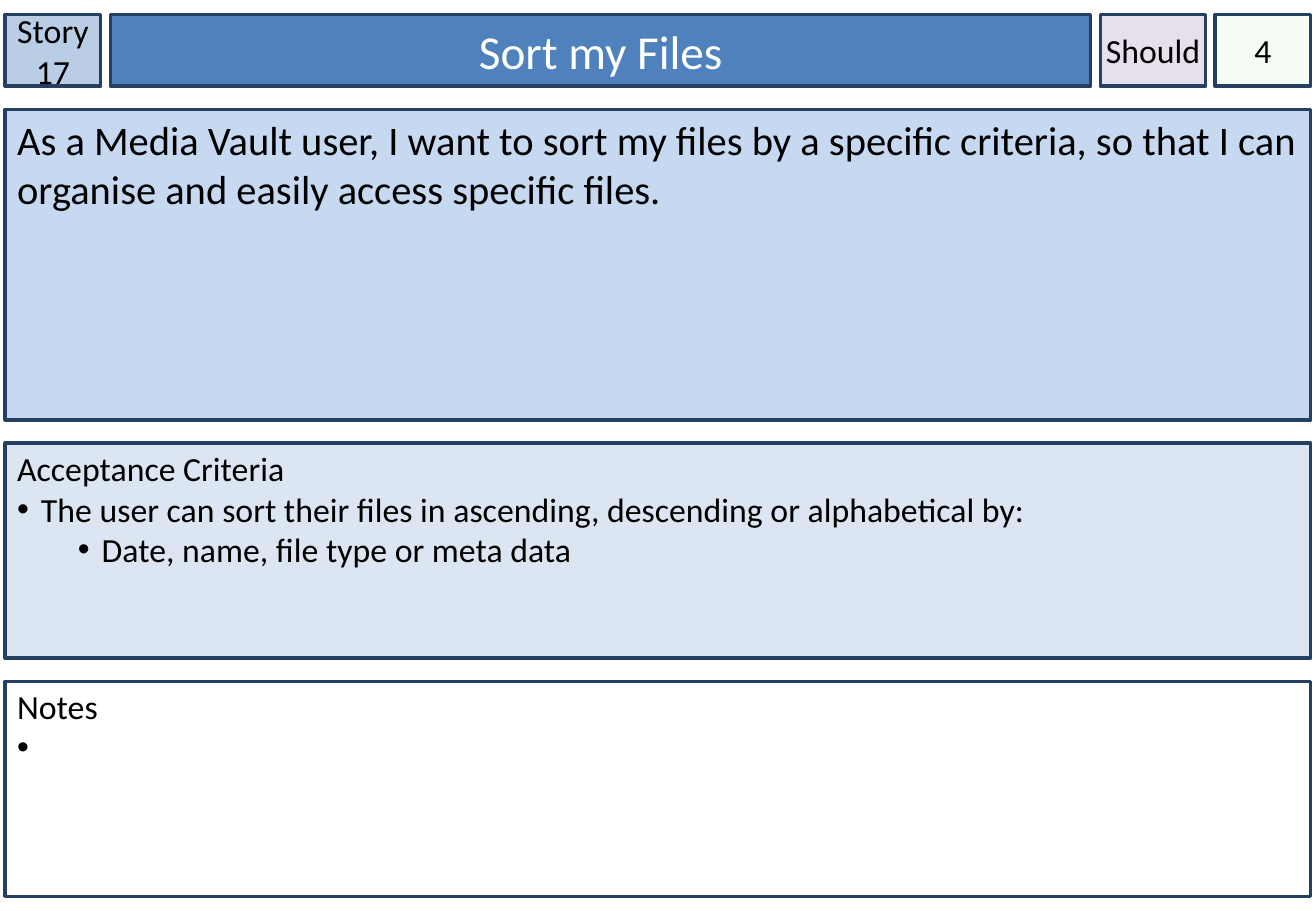
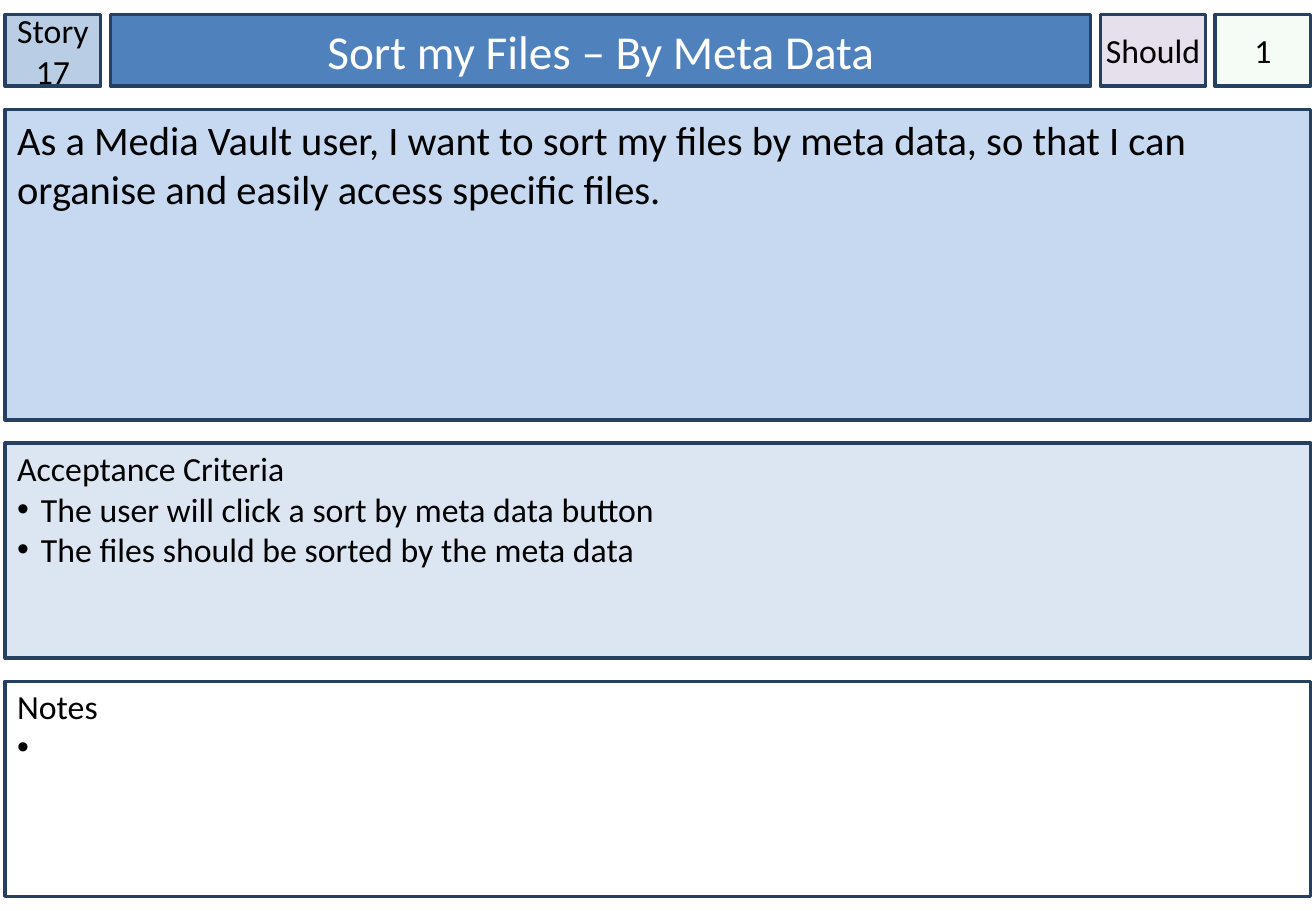
Before and after one commit to Lewibra/IFB299, a slide deck: slide 21 of Stories/Story Cards.pptx (slide 19 before the commit). Drawn at 1316x911 pixels with LibreOffice and Linux fonts; fonts in the diff are those of the drawing. Boxes give left, top, right and bottom in pixels: in the first picture for what was removed or moved away, otherwise in the second. Text is boxed around its words. In the diff, an @@ line names an element or a change of style, - is before the commit and + after.

```diff
--- a/Stories/Story Cards.pptx
+++ b/Stories/Story Cards.pptx
@@ text in rectangle at bbox=[327, 36, 874, 77]: text changed @@
-Sort my Files
+Sort my Files – By Meta Data
@@ text in rectangle at bbox=[1254, 41, 1271, 63]: text changed @@
-4
+1
@@ text in rectangle at bbox=[17, 127, 1185, 211]: text changed @@
-As a Media Vault user, I want to sort my files by a specific criteria, so that I can organise and easily access specific files.
+As a Media Vault user, I want to sort my files by meta data, so that I can organise and easily access specific files.
@@ text in rectangle at bbox=[41, 498, 654, 568]: text changed @@
-• The user can sort their files in ascending, descending or alphabetical by:
-  • Date, name, file type or meta data
+• The user will click a sort by meta data button
+• The files should be sorted by the meta data
```
Also in this commit, not shown: 20 other slides changed, 2 slides added, 2 slides removed.
